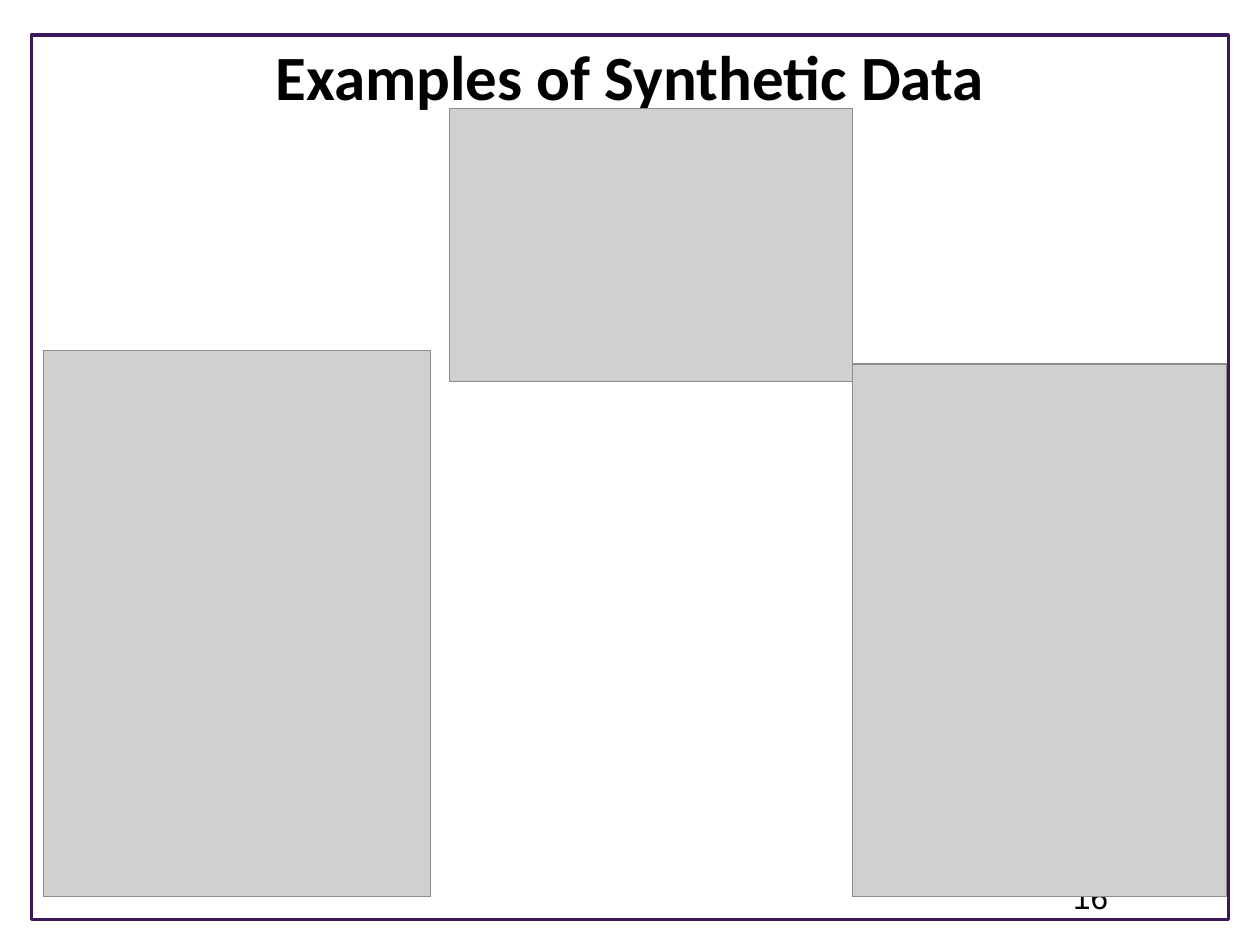
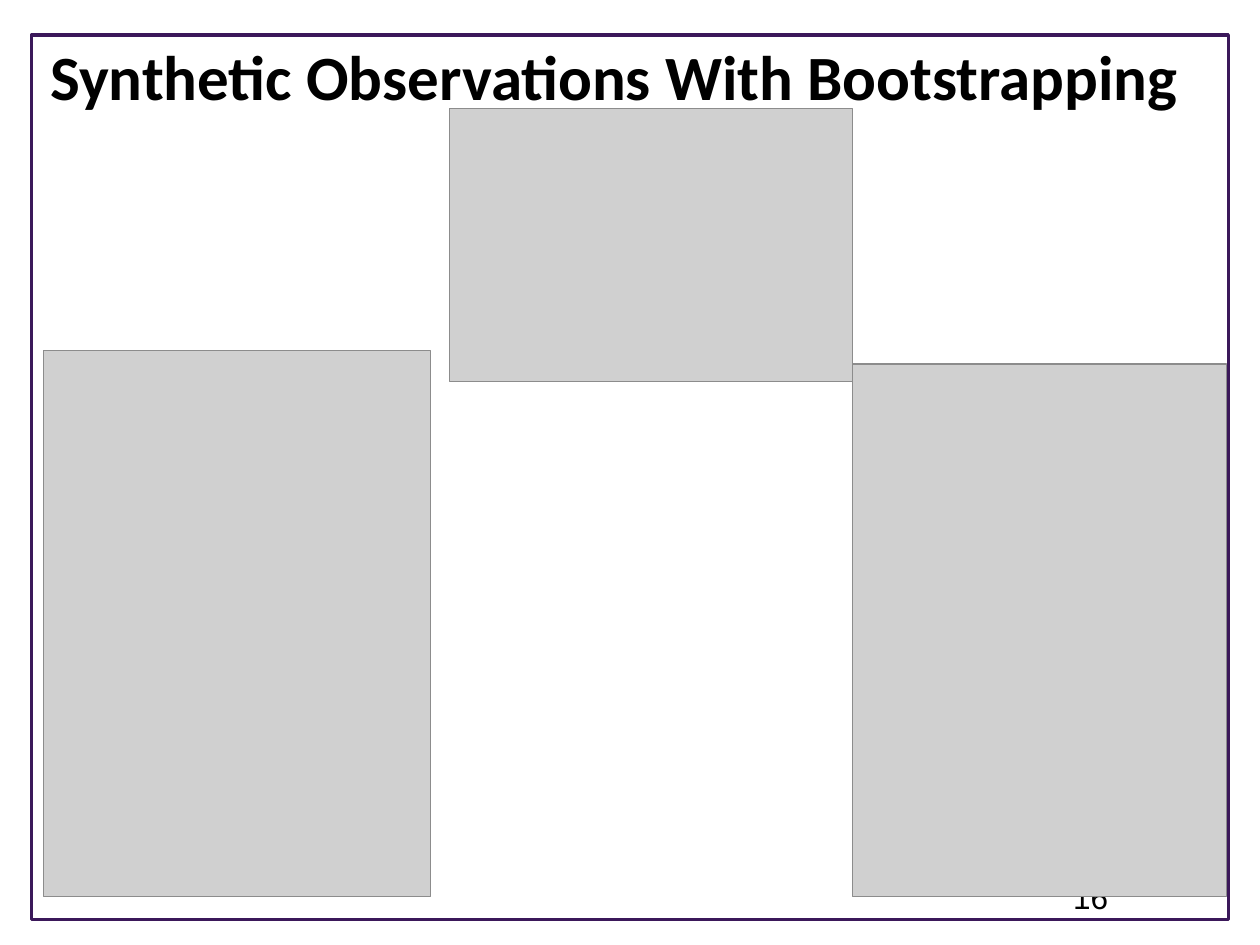
Before and after one commit to ModelEngineering/advancing-biomedical-models, a slide deck: slide 16 of lectures/lecture_9/Lecture_9_Model_Fitting_Dealing_With_Uncertainty.pptx. Drawn at 1260x945 pixels with LibreOffice and Linux fonts; fonts in the diff are those of the drawing; grey boxes stand for pictures; background and template pictures are left out. Boxes give left, top, right and bottom in pixels: in the first picture for what was removed or moved away, otherwise in the second. Text is boxed around its words. In the diff, an @@ line names an element or a change of style, - is before the commit and + after.

Commit message:
Updated slides

```diff
--- a/lectures/lecture_9/Lecture_9_Model_Fitting_Dealing_With_Uncertainty.pptx
+++ b/lectures/lecture_9/Lecture_9_Model_Fitting_Dealing_With_Uncertainty.pptx
@@ title at (50, 55, 1178, 116): text changed @@
-Examples of Synthetic Data
+Synthetic Observations With Bootstrapping
```
Also in this commit, not shown: 2 other slides changed, 9 slides added, 8 slides removed.
